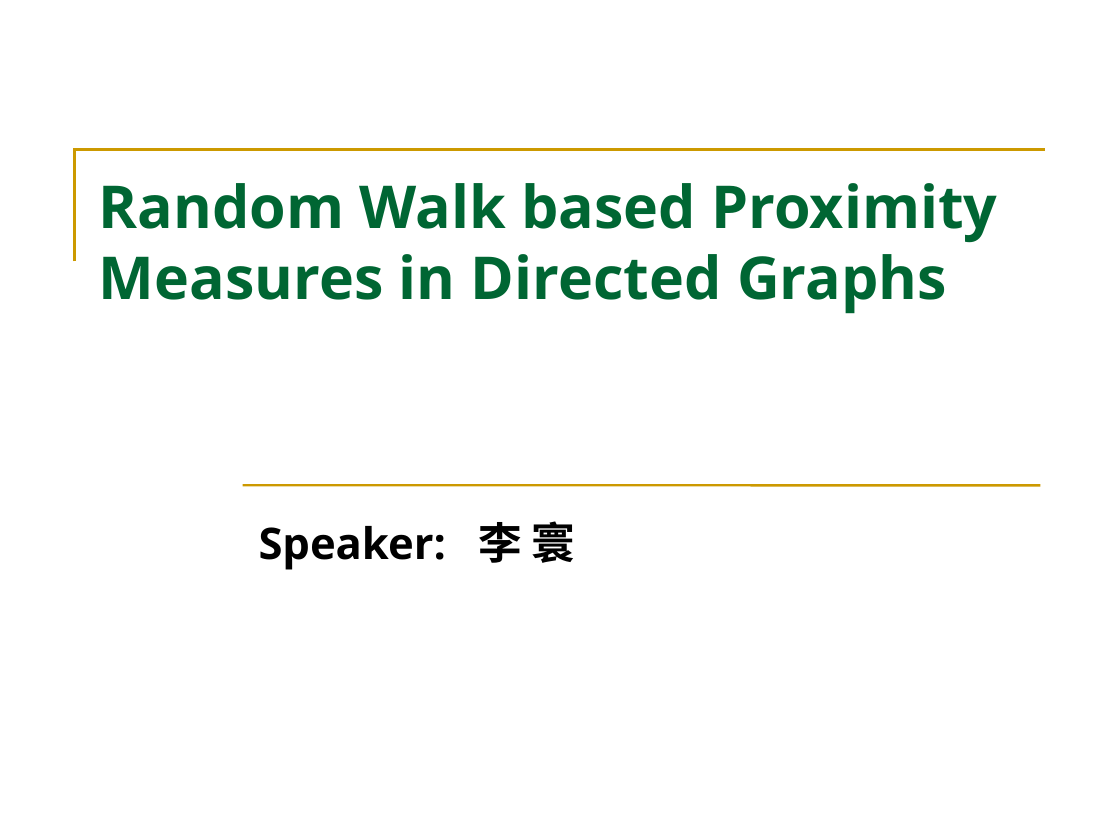
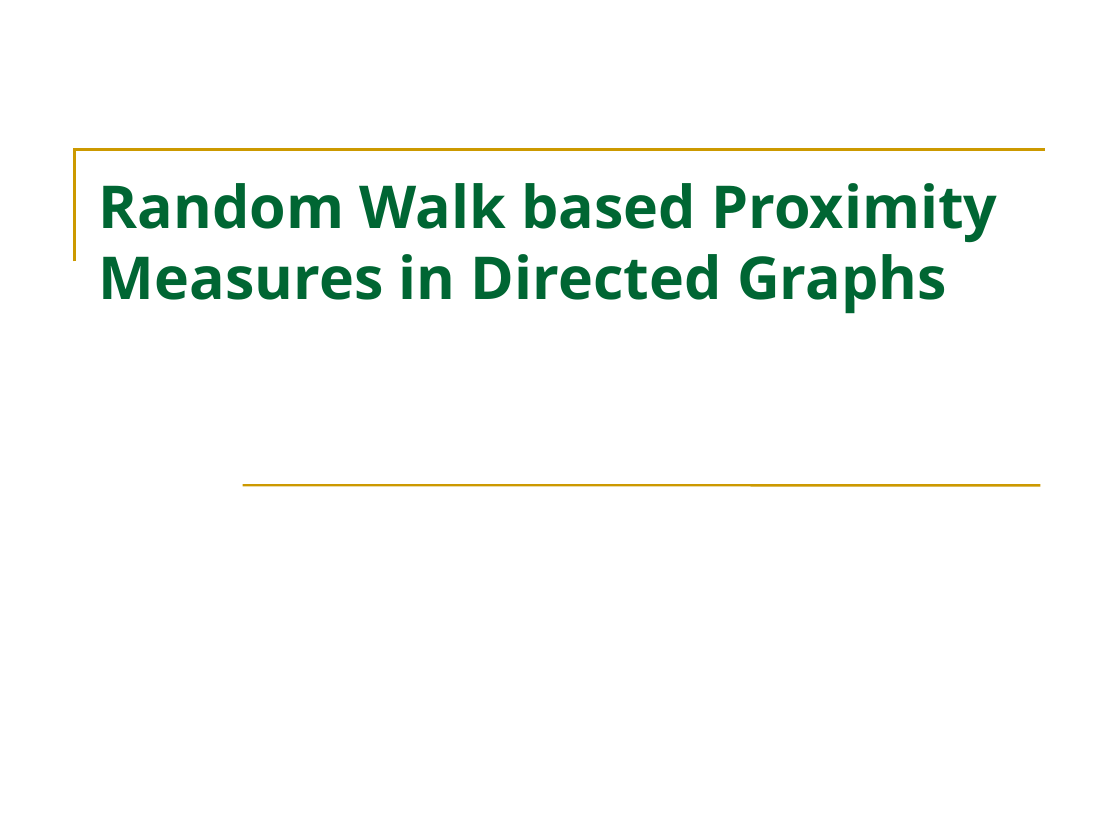
Before and after one commit to HuanSGT/rw-dir-prox, a slide deck: slide 1 of rw.pptx. Drawn at 1120x840 pixels with LibreOffice and Linux fonts; fonts in the diff are those of the drawing. Boxes give left, top, right and bottom in pixels: in the first picture for what was removed or moved away, otherwise in the second. Text is boxed around its words. In the diff, an @@ line names an element or a change of style, - is before the commit and + after.

```diff
--- a/rw.pptx
+++ b/rw.pptx
@@ subtitle removed at (259,521,576,570) @@
-Speaker: 李 寰
```
Also in this commit, not shown: 1 other file.
